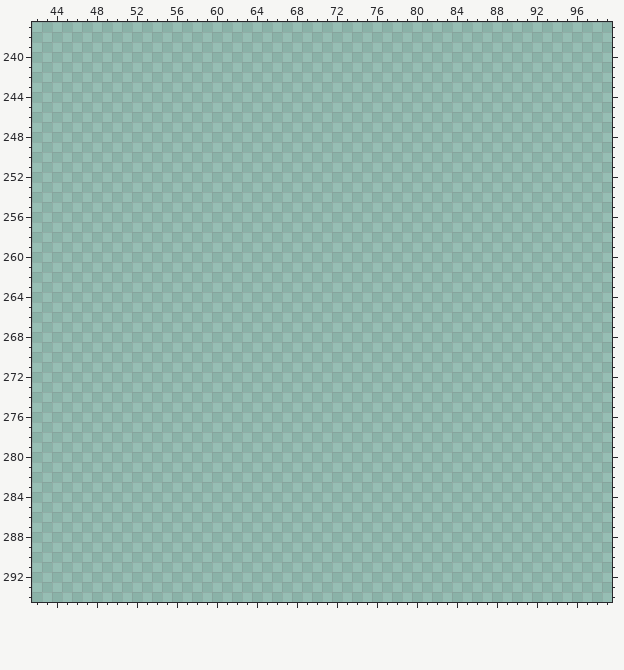
Two versions of one pixel-art file, assets/images/aseprite/cowboy/CowboyTilemap.aseprite. Above: the version before the commit.
320x800 pixels, 1 frame. Shown: x 42..99, y 237..294. The commit also changed other parts of the picture, which this record leaves out.
Palette (. is transparent): 
Pixels before (only the part around the change), first column x 42:
237 ..........................................................
238 ..........................................................
239 ..........................................................
240 ..........................................................
241 ..........................................................
242 ..........................................................
243 ..........................................................
244 ..........................................................
245 ..........................................................
246 ..........................................................
247 ..........................................................
248 ..........................................................
249 ..........................................................
250 ..........................................................
251 ..........................................................
252 ..........................................................
253 ..........................................................
254 ..........................................................
255 ..........................................................
256 ..........................................................
257 ..........................................................
258 ..........................................................
259 ..........................................................
260 ..........................................................
261 ..........................................................
262 ..........................................................
263 ..........................................................
264 ..........................................................
265 ..........................................................
266 ..........................................................
267 ..........................................................
268 ..........................................................
269 ..........................................................
270 ..........................................................
271 ..........................................................
272 ..........................................................
273 ..........................................................
274 ..........................................................
275 ..........................................................
276 ..........................................................
277 ..........................................................
278 ..........................................................
279 ..........................................................
280 ..........................................................
281 ..........................................................
282 ..........................................................
283 ..........................................................
284 ..........................................................
285 ..........................................................
286 ..........................................................
287 ..........................................................
288 ..........................................................
289 ..........................................................
290 ..........................................................
291 ..........................................................
292 ..........................................................
293 ..........................................................
294 ..........................................................
After the commit:
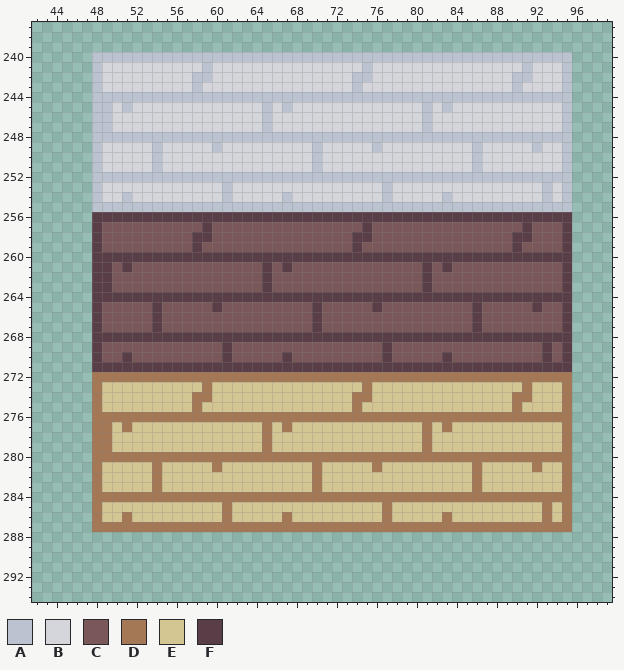
Colours new in this view: A #bbc3d0  B #d5d6db  C #7a5859  D #a57855  E #d4c692  F #593e47
Change:
Changed rows in their new state; - is an unchanged pixel.
Layer "Layer 1":
first column x 48:
240 AAAAAAAAAAAAAAAAAAAAAAAAAAAAAAAAAAAAAAAAAAAAAAAA
241 ABBBBBBBBBBABBBBBBBBBBBBBBBABBBBBBBBBBBBBBBABBBA
242 ABBBBBBBBBAABBBBBBBBBBBBBBAABBBBBBBBBBBBBBAABBBA
243 ABBBBBBBBBABBBBBBBBBBBBBBBABBBBBBBBBBBBBBBABBBBA
244 AAAAAAAAAAAAAAAAAAAAAAAAAAAAAAAAAAAAAAAAAAAAAAAA
245 AABABBBBBBBBBBBBBABABBBBBBBBBBBBBABABBBBBBBBBBBA
246 AABBBBBBBBBBBBBBBABBBBBBBBBBBBBBBABBBBBBBBBBBBBA
247 AABBBBBBBBBBBBBBBABBBBBBBBBBBBBBBABBBBBBBBBBBBBA
248 AAAAAAAAAAAAAAAAAAAAAAAAAAAAAAAAAAAAAAAAAAAAAAAA
249 ABBBBBABBBBBABBBBBBBBBABBBBBABBBBBBBBBABBBBBABBA
250 ABBBBBABBBBBBBBBBBBBBBABBBBBBBBBBBBBBBABBBBBBBBA
251 ABBBBBABBBBBBBBBBBBBBBABBBBBBBBBBBBBBBABBBBBBBBA
252 AAAAAAAAAAAAAAAAAAAAAAAAAAAAAAAAAAAAAAAAAAAAAAAA
253 ABBBBBBBBBBBBABBBBBBBBBBBBBBBABBBBBBBBBBBBBBBABA
254 ABBABBBBBBBBBABBBBBABBBBBBBBBABBBBBABBBBBBBBBABA
255 AAAAAAAAAAAAAAAAAAAAAAAAAAAAAAAAAAAAAAAAAAAAAAAA
256 FFFFFFFFFFFFFFFFFFFFFFFFFFFFFFFFFFFFFFFFFFFFFFFF
257 FCCCCCCCCCCFCCCCCCCCCCCCCCCFCCCCCCCCCCCCCCCFCCCF
258 FCCCCCCCCCFFCCCCCCCCCCCCCCFFCCCCCCCCCCCCCCFFCCCF
259 FCCCCCCCCCFCCCCCCCCCCCCCCCFCCCCCCCCCCCCCCCFCCCCF
260 FFFFFFFFFFFFFFFFFFFFFFFFFFFFFFFFFFFFFFFFFFFFFFFF
261 FFCFCCCCCCCCCCCCCFCFCCCCCCCCCCCCCFCFCCCCCCCCCCCF
262 FFCCCCCCCCCCCCCCCFCCCCCCCCCCCCCCCFCCCCCCCCCCCCCF
263 FFCCCCCCCCCCCCCCCFCCCCCCCCCCCCCCCFCCCCCCCCCCCCCF
264 FFFFFFFFFFFFFFFFFFFFFFFFFFFFFFFFFFFFFFFFFFFFFFFF
265 FCCCCCFCCCCCFCCCCCCCCCFCCCCCFCCCCCCCCCFCCCCCFCCF
266 FCCCCCFCCCCCCCCCCCCCCCFCCCCCCCCCCCCCCCFCCCCCCCCF
267 FCCCCCFCCCCCCCCCCCCCCCFCCCCCCCCCCCCCCCFCCCCCCCCF
268 FFFFFFFFFFFFFFFFFFFFFFFFFFFFFFFFFFFFFFFFFFFFFFFF
269 FCCCCCCCCCCCCFCCCCCCCCCCCCCCCFCCCCCCCCCCCCCCCFCF
270 FCCFCCCCCCCCCFCCCCCFCCCCCCCCCFCCCCCFCCCCCCCCCFCF
271 FFFFFFFFFFFFFFFFFFFFFFFFFFFFFFFFFFFFFFFFFFFFFFFF
272 DDDDDDDDDDDDDDDDDDDDDDDDDDDDDDDDDDDDDDDDDDDDDDDD
273 DEEEEEEEEEEDEEEEEEEEEEEEEEEDEEEEEEEEEEEEEEEDEEED
274 DEEEEEEEEEDDEEEEEEEEEEEEEEDDEEEEEEEEEEEEEEDDEEED
275 DEEEEEEEEEDEEEEEEEEEEEEEEEDEEEEEEEEEEEEEEEDEEEED
276 DDDDDDDDDDDDDDDDDDDDDDDDDDDDDDDDDDDDDDDDDDDDDDDD
277 DDEDEEEEEEEEEEEEEDEDEEEEEEEEEEEEEDEDEEEEEEEEEEED
278 DDEEEEEEEEEEEEEEEDEEEEEEEEEEEEEEEDEEEEEEEEEEEEED
279 DDEEEEEEEEEEEEEEEDEEEEEEEEEEEEEEEDEEEEEEEEEEEEED
280 DDDDDDDDDDDDDDDDDDDDDDDDDDDDDDDDDDDDDDDDDDDDDDDD
281 DEEEEEDEEEEEDEEEEEEEEEDEEEEEDEEEEEEEEEDEEEEEDEED
282 DEEEEEDEEEEEEEEEEEEEEEDEEEEEEEEEEEEEEEDEEEEEEEED
283 DEEEEEDEEEEEEEEEEEEEEEDEEEEEEEEEEEEEEEDEEEEEEEED
284 DDDDDDDDDDDDDDDDDDDDDDDDDDDDDDDDDDDDDDDDDDDDDDDD
285 DEEEEEEEEEEEEDEEEEEEEEEEEEEEEDEEEEEEEEEEEEEEEDED
286 DEEDEEEEEEEEEDEEEEEDEEEEEEEEEDEEEEEDEEEEEEEEEDED
287 DDDDDDDDDDDDDDDDDDDDDDDDDDDDDDDDDDDDDDDDDDDDDDDD
Pixel boxes of the changes (left, top, right, bottom) in both pictures:
added: (92, 52, 572, 532)
